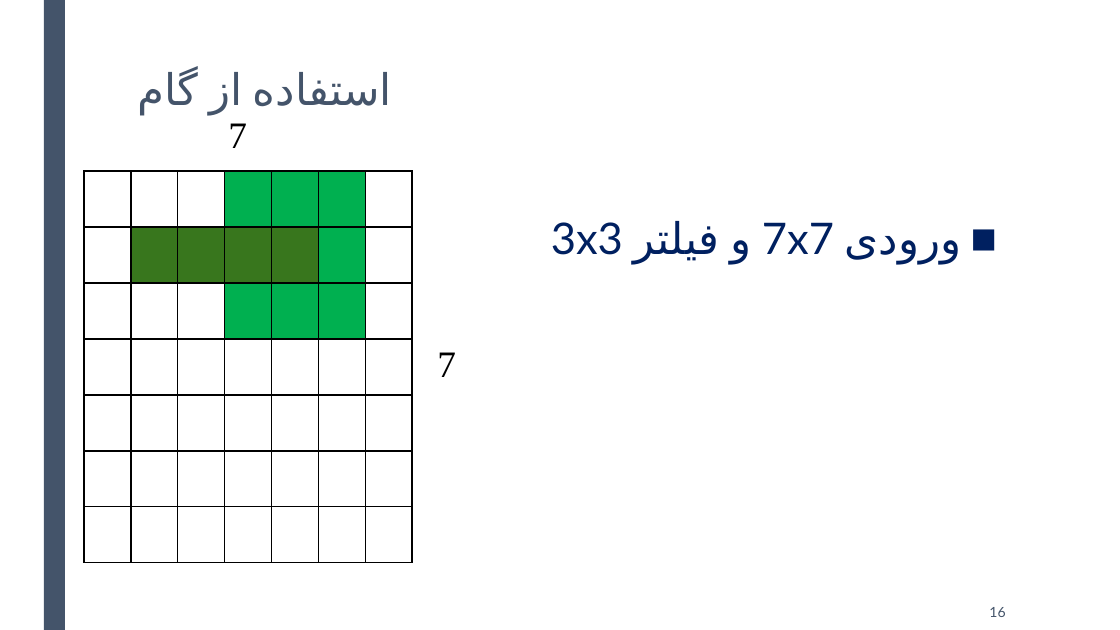
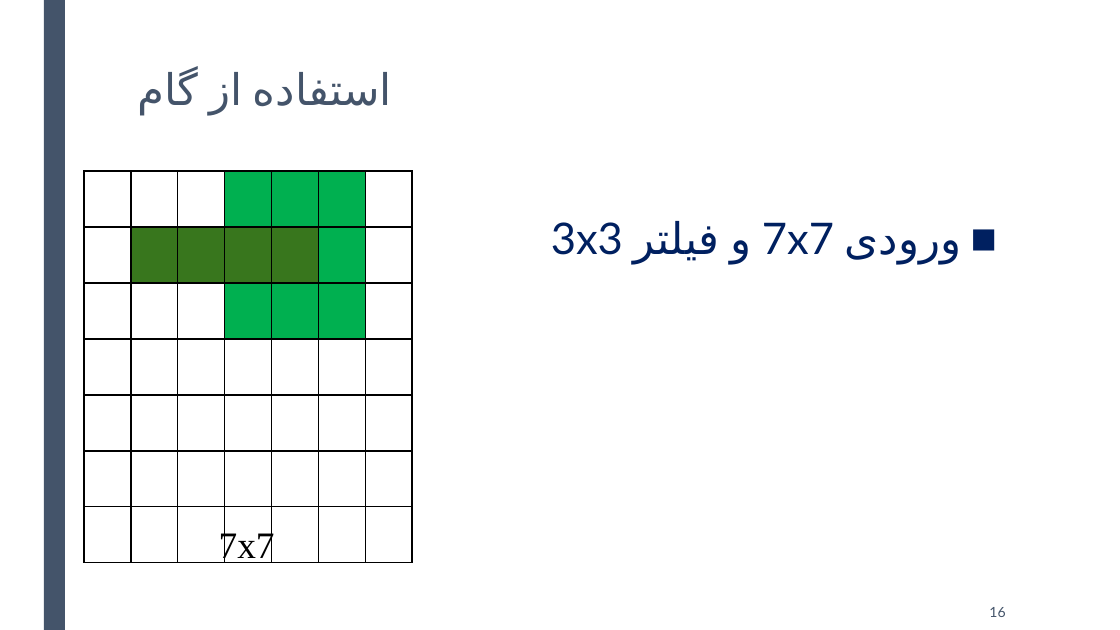
Before and after one commit to DaneshJoy/DeepLearning_Intro, a slide deck: slide 16 of DeepLearning-Intro-03.pptx. Drawn at 1120x630 pixels with LibreOffice and Linux fonts; fonts in the diff are those of the drawing. Boxes give left, top, right and bottom in pixels: in the first picture for what was removed or moved away, otherwise in the second. Text is boxed around its words. In the diff, an @@ line names an element or a change of style, - is before the commit and + after.

```diff
--- a/DeepLearning-Intro-03.pptx
+++ b/DeepLearning-Intro-03.pptx
@@ text removed at (x1=228, y1=123, x2=247, y2=148) @@
-7
@@ text removed at (x1=437, y1=352, x2=456, y2=377) @@
-7
@@ text added at (x1=219, y1=529, x2=275, y2=563), 24 pt, text #000000 @@
+7x7
```
Also in this commit, not shown: 9 other slides changed, 1 slide added, 10 other files.
